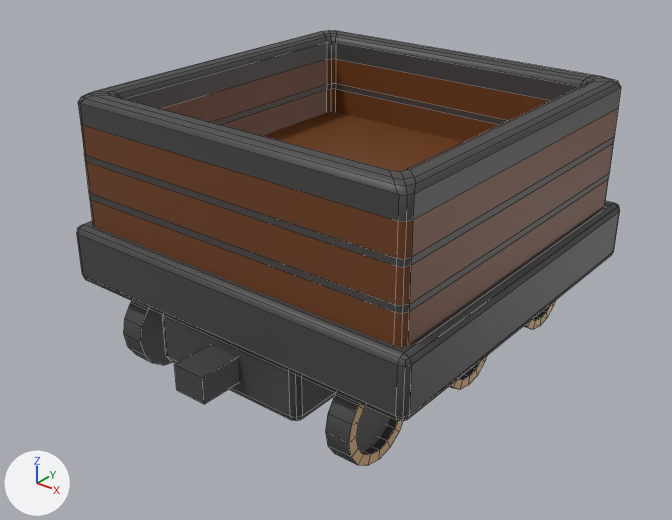
The FBX model Assets/000.Eeeeden/00-Fbxs/jin_test/truck/Train-Truck.fbx, before and after one commit.
Rendered twice from a 50 mm camera at (1.078, -1.373, 1.055) aimed at (0.006, -0.033, 0.224). The axes (+X, +Y, +Z) are drawn at lower left. The lights are the same throughout. Mesh edges are drawn as thin lines. Where no turn or scale is listed for an object, it has been applied to the vertices.

The older version as bpy lines, for what is in view:
```python
me_train_truck = bpy.data.meshes.new('Train-Truck')
me_train_truck.from_pydata(...)  # 780 vertices, 574 faces; spans x -0.407..0.407, y -0.444..0.444, z 0.0..0.57
me_train_truck.materials.append(mat_main)  # picture img_block_bm_png
ob_train_truck = bpy.data.objects.new('Train-Truck', me_train_truck)
ob_train_truck.location = (0.0, 0.0, 0.0)
```
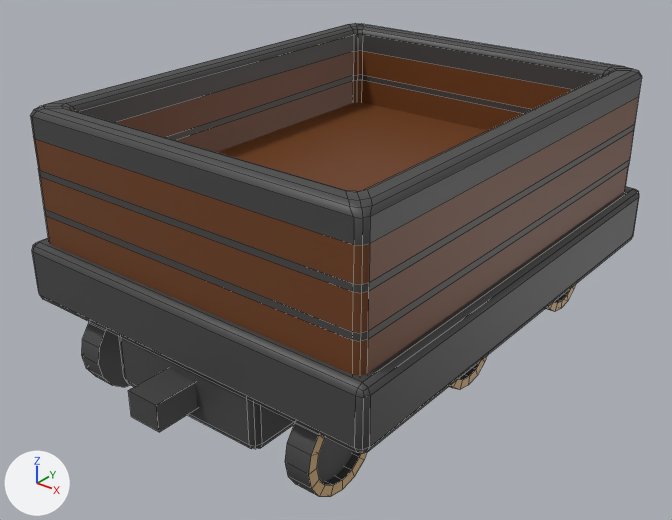
Pixel boxes (x1, y1, x2, y2) of what changed, in the pictures (672 x 520 px; the box of a moved part takes in the faces that stretch with it):
'Train-Truck', reshaped (12% wider, 9% taller): before (77, 30, 621, 466); after (30, 23, 642, 497)
part 1 of me_train_truck, moved or reshaped: before (523, 300, 556, 330); after (545, 284, 576, 312)
part 2 of me_train_truck, moved or reshaped: before (124, 301, 172, 365); after (82, 322, 130, 387)
part 3 of me_train_truck, moved or reshaped: before (325, 393, 403, 466); after (285, 423, 367, 497)
part 4 of me_train_truck, moved or reshaped: before (356, 406, 390, 451); after (317, 438, 353, 482)
part 5 of me_train_truck, moved or reshaped: before (174, 345, 239, 404); after (128, 368, 197, 432)
part 6 of me_train_truck, moved or reshaped: before (77, 31, 327, 359); after (30, 24, 354, 382)
part 7 of me_train_truck, moved or reshaped: before (78, 81, 621, 421); after (32, 70, 642, 453)
part 8 of me_train_truck, moved or reshaped: before (323, 30, 621, 211); after (350, 23, 642, 194)

The change in detail:
me_train_truck is used by ob_train_truck; location (0.0, 0.0, 0.0).
me_train_truck had 780 vertices, 574 faces and spanned x -0.407..0.407, y -0.444..0.444, z 0.0..0.57.
me_train_truck now has 780 vertices, 574 faces and spans x -0.407..0.407, y -0.549..0.549, z 0.0..0.57.
me_train_truck part 1: the loose piece of 64 vertices spanning x 0.24..0.292, y 0.259..0.435, z 0.0..0.176 is moved by (0.0, 0.106, 0.0).
me_train_truck part 2: the loose piece of 64 vertices spanning x -0.292..-0.24, y -0.355..-0.179, z 0.0..0.176 is moved by (0.0, -0.106, 0.0).
me_train_truck part 3: the loose piece of 64 vertices spanning x 0.24..0.292, y -0.355..-0.179, z 0.0..0.176 is moved by (0.0, -0.106, 0.0).
me_train_truck part 4: the loose piece of 16 vertices spanning x 0.276, y -0.345..-0.189, z 0.01..0.166 is moved by (0.0, -0.106, 0.0).
me_train_truck part 5: the loose piece of 8 vertices spanning x -0.036..0.036, y -0.444..-0.332, z 0.105..0.16 is moved by (0.0, -0.106, 0.0).
me_train_truck part 6: 73 of the vertices in x -0.407..-0.16, y -0.364..-0.27, z 0.069..0.57 are moved by (0.0, -0.106, 0.0).
me_train_truck part 7: 73 of the vertices in x 0.16..0.407, y -0.364..-0.27, z 0.069..0.57 are moved by (0.0, -0.106, 0.0).
me_train_truck part 8: 146 of the vertices in x -0.407..0.407, y 0.35..0.444, z 0.069..0.57 are moved by (0.0, 0.106, 0.0).
